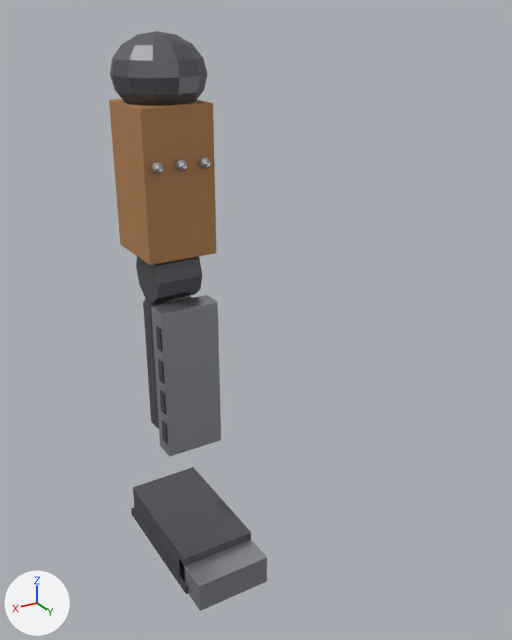
An edit to the glTF model public/mecha/parts/derby-stomp/derby-stomp.glb, drawn before and after from the same camera.
One viewpoint serves both versions: a 50 mm lens placed at (0.581, 1.331, 0.064), pointed at (-0.173, 0.075, -0.564). Arrows for +X, +Y and +Z are at lower left; the lights stay in place. The older version comes first.

The first picture shows 'foot', 'hip', 'knee', 'rivet.001', 'shin', 'shinguard', 'thigh', 'toe' and 7 more.
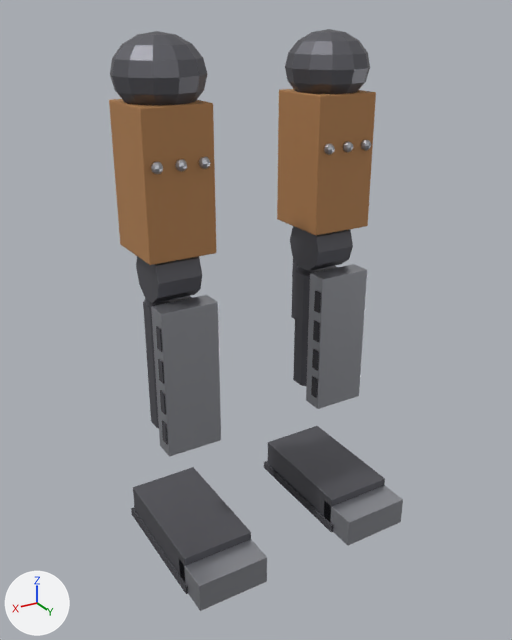
The newer file is also turned or shifted as a whole; pictures and numbers use the older file's frame.

Pixel boxes (x1, y1, x2, y2) of what changed, in the pictures (512 x 640 px):
'thigh_r', added (orange): after (277, 89, 376, 235)
'shinguard_r', added: after (306, 264, 367, 409)
'foot_r', added: after (268, 426, 385, 522)
'hip_r', added: after (285, 29, 370, 94)
'toe_r', added: after (324, 485, 403, 546)
'knee_r', added: after (290, 226, 353, 271)
'shin_r', added: after (293, 266, 338, 386)
'sole_r', added: after (264, 461, 333, 532)
'rivet.001', moved: before (199, 157, 210, 169); after (151, 162, 163, 174)
'sleeve_r', added (mostly hidden): after (291, 257, 298, 319)
'tread0_r', added: after (314, 291, 321, 313)
'tread1_r', added: after (313, 320, 320, 342)
'tread2_r', added: after (312, 349, 319, 371)
'tread3_r', added: after (311, 376, 317, 398)
'rivet.004_r', added: after (343, 141, 353, 153)
'rivet.005_r', added: after (324, 143, 335, 155)
'rivet.003_r', added: after (361, 140, 371, 150)
'hip', unchanged, covered by the edit: before (110, 31, 207, 105)
'hip_l', unchanged, uncovered by the edit: after (110, 31, 207, 105)

The change, as a diff of the scene's bpy script:
```diff
--- a/public/mecha/parts/derby-stomp/derby-stomp.glb.py
+++ b/public/mecha/parts/derby-stomp/derby-stomp.glb.py
@@ me_sphere_081 @@
+me_sphere_081.from_pydata(...)  # an icosphere of 80 faces spanning x -0.012..0.012, y -0.012..0.012, z -0.012..0.012
+me_sphere_081.materials.append(mat_steel)  # grey #b3b5bc
@@ me_sphere_080 @@
+me_sphere_080.from_pydata(...)  # an icosphere of 80 faces spanning x -0.012..0.012, y -0.012..0.012, z -0.012..0.012
+me_sphere_080.materials.append(mat_steel)  # grey #b3b5bc
@@ me_sphere_079 @@
+me_sphere_079.from_pydata(...)  # a UV sphere (12 segments, 8 rings, poles along z) spanning x -0.093..0.093, y -0.093..0.094, z -0.076..0.076
+me_sphere_079.materials.append(mat_iron)  # grey #6f6f76
@@ ob_rivet_001 @@
 ob_rivet_001 = bpy.data.objects.new('rivet.001', me_sphere_001)
-ob_rivet_001.location = (-0.05, 0.085, -0.2)
+ob_rivet_001.location = (0.05, 0.085, -0.2)
@@ ob_sole_r @@
+ob_sole_r = bpy.data.objects.new('sole_r', me_cube_009.copy())  # the mesh of ob_sole
+ob_sole_r.location = (-0.4, 0.05, -1.11)
@@ ob_toe_r @@
+ob_toe_r = bpy.data.objects.new('toe_r', me_cube_008.copy())  # the mesh of ob_toe
+ob_toe_r.location = (-0.4, 0.22, -1.085)
@@ ob_foot_r @@
+ob_foot_r = bpy.data.objects.new('foot_r', me_cube_007.copy())  # the mesh of ob_foot
+ob_foot_r.location = (-0.4, 0.05, -1.075)
@@ ob_sleeve_r @@
+ob_sleeve_r = bpy.data.objects.new('sleeve_r', me_cylinder_003.copy())  # the mesh of ob_sleeve
+ob_sleeve_r.location = (-0.4, -0.075, -0.565)
@@ ob_shin_r @@
+ob_shin_r = bpy.data.objects.new('shin_r', me_cylinder_001.copy())  # the mesh of ob_shin
+ob_shin_r.location = (-0.4, -0.01, -0.66)
@@ ob_tread3_r @@
+ob_tread3_r = bpy.data.objects.new('tread3_r', me_cube_006.copy())  # the mesh of ob_tread3
+ob_tread3_r.location = (-0.4, 0.085, -0.775)
@@ ob_tread2_r @@
+ob_tread2_r = bpy.data.objects.new('tread2_r', me_cube_006.copy())  # the mesh of ob_tread3
+ob_tread2_r.location = (-0.4, 0.085, -0.7)
@@ ob_tread1_r @@
+ob_tread1_r = bpy.data.objects.new('tread1_r', me_cube_006.copy())  # the mesh of ob_tread3
+ob_tread1_r.location = (-0.4, 0.085, -0.625)
@@ ob_tread0_r @@
+ob_tread0_r = bpy.data.objects.new('tread0_r', me_cube_006.copy())  # the mesh of ob_tread3
+ob_tread0_r.location = (-0.4, 0.085, -0.55)
@@ ob_shinguard_r @@
+ob_shinguard_r = bpy.data.objects.new('shinguard_r', me_cube_002.copy())  # the mesh of ob_shinguard
+ob_shinguard_r.location = (-0.4, 0.075, -0.66)
@@ ob_knee_r @@
+ob_knee_r = bpy.data.objects.new('knee_r', me_cylinder.copy())  # the mesh of ob_knee
+ob_knee_r.location = (-0.4, 0.0, -0.44)
@@ ob_rivet_005_r @@
+ob_rivet_005_r = bpy.data.objects.new('rivet.005_r', me_sphere_001.copy())  # the mesh of ob_rivet_001
+ob_rivet_005_r.location = (-0.35, 0.085, -0.2)
@@ ob_rivet_004_r @@
+ob_rivet_004_r = bpy.data.objects.new('rivet.004_r', me_sphere_081)
+ob_rivet_004_r.location = (-0.4, 0.085, -0.2)
@@ ob_rivet_003_r @@
+ob_rivet_003_r = bpy.data.objects.new('rivet.003_r', me_sphere_080)
+ob_rivet_003_r.location = (-0.45, 0.085, -0.2)
@@ ob_thigh_r @@
+ob_thigh_r = bpy.data.objects.new('thigh_r', me_cube_001.copy())  # the mesh of ob_thigh
+ob_thigh_r.location = (-0.4, 0.0, -0.24)
@@ ob_hip_r @@
+ob_hip_r = bpy.data.objects.new('hip_r', me_sphere_079)
+ob_hip_r.location = (-0.4, 0.0, -0.04)
```
